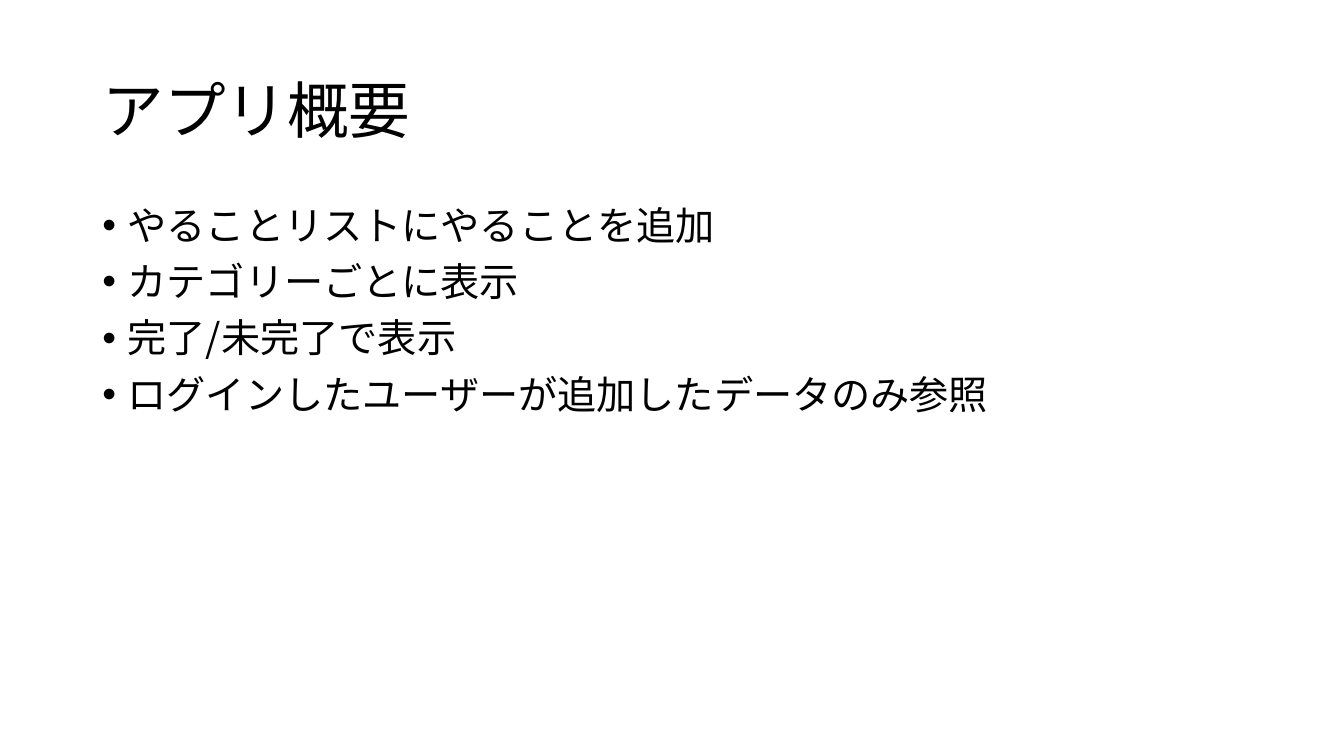
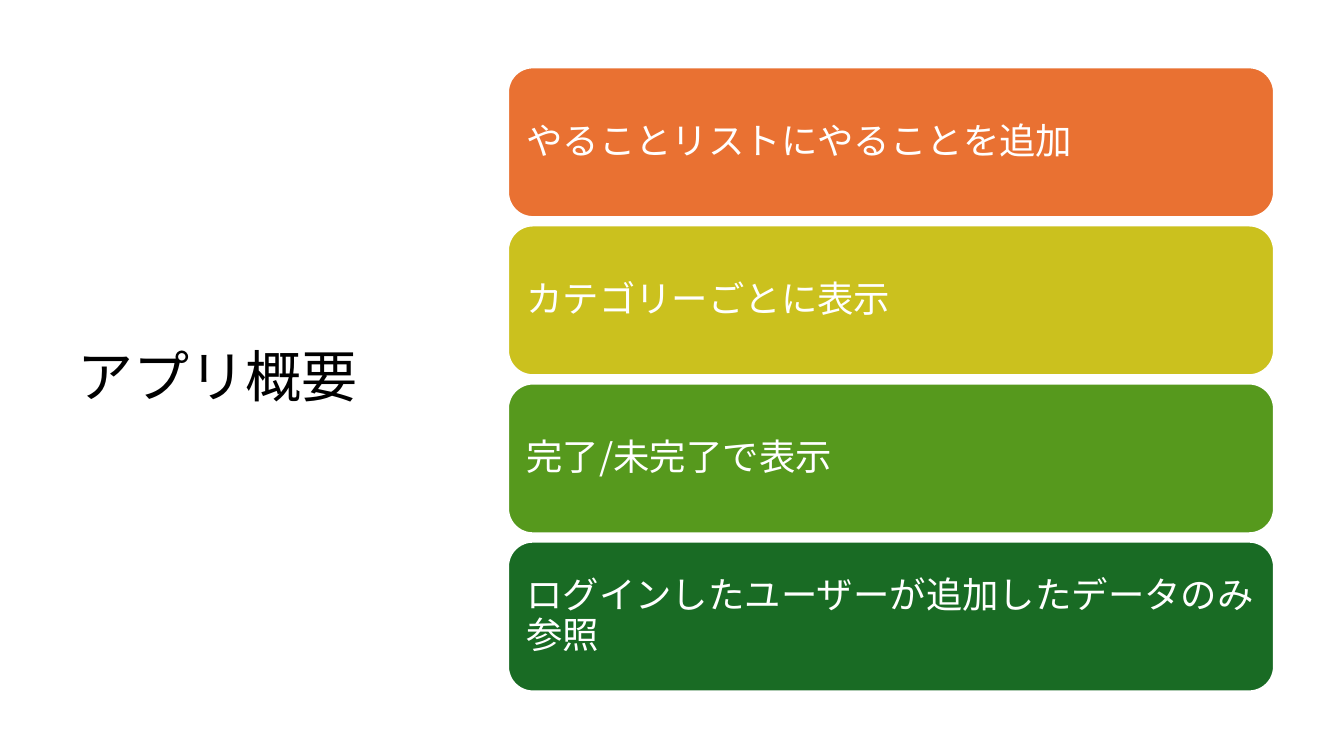
Before and after one commit to TaniIan/flutter_application_1, a slide deck: slide 2 of Todoアプリ_谷維案.pptx. Drawn at 1344x756 pixels with LibreOffice and Linux fonts; fonts in the diff are those of the drawing. Boxes give left, top, right and bottom in pixels: in the first picture for what was removed or moved away, otherwise in the second. Text is boxed around its words. In the diff, an @@ line names an element or a change of style, - is before the commit and + after.

```diff
--- a/Todoアプリ_谷維案.pptx
+++ b/Todoアプリ_谷維案.pptx
@@ title "アプリ概要": place and size @@
-title "アプリ概要" at (102,81,410,138)
+title "アプリ概要" at (78,350,358,402)
@@ title "アプリ概要" at (78,350,358,402): size 44 to 40 pt @@
@@ text removed at (128,207,988,413) @@
-• やることリストにやることを追加
-• カテゴリーごとに表示
-• 完了/未完了で表示
-• ログインしたユーザーが追加したデータのみ参照
@@ group added at (508,68,1274,692): 4 rounded rectangles, 4 texts @@
+やることリストにやることを追加
+カテゴリーごとに表示
+完了/未完了で表示
+ログインしたユーザーが追加したデータのみ参照
```
Also in this commit, not shown: 3 other slides changed.
